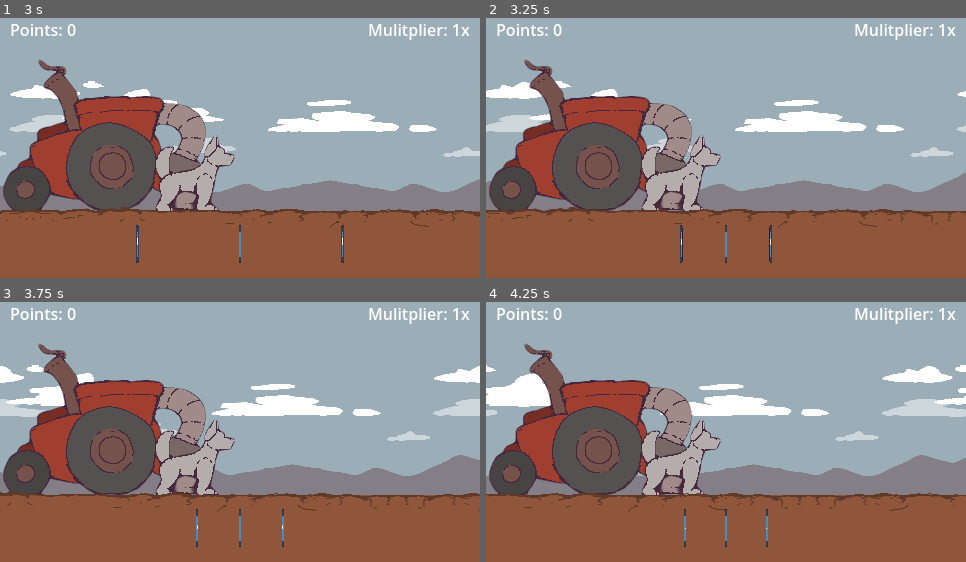
Above: before the commit, frames 1-4 (two rows, left to right).
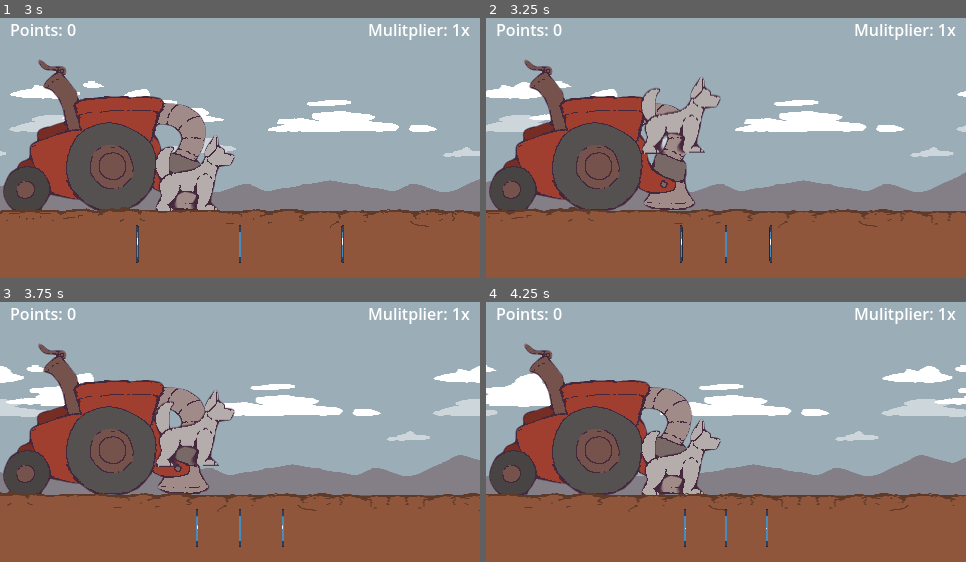
Above: after the commit, the same moments.

Repository: Xeredar/beatroot
Game: Godot game, scene res://scenes/test_konstantin.tscn
Two runs of this game, one before a commit and one after it. Both use one fixed random seed, a clock stepped at 60 frames per second and the inputs below. The engine's default icon, where the game draws it, is replaced by a stand-in: a white triangle on a blue panel in a dark square.
Inputs:
- Up to frame 1 (3 s): tap Q (beet) at 0.6, 2.85 s; tap Space (jump) at 0.77, 1.52 s; tap W (carrot) at 1.35 s; tap E (turnip) at 2.1 s
- Up to frame 2 (3.25 s): tap Space (jump) at 3.02 s
- Up to frame 3 (3.75 s): tap W (carrot) at 3.6 s
- Up to frame 4 (4.25 s): tap Space (jump) at 3.77 s

Frame 1 is identical in both runs. In frame 2, 4.6% of the frame differs, in the area x 32-49%, y 22-75%; in frame 3, 3.4%; in frame 4, nothing differs.

Commit message:
Added small obstacles.

Diff:
--- /dev/null
+++ b/scenes/obstacle_small.tscn
@@ -0,0 +1,18 @@
+[gd_scene load_steps=3 format=3 uid="uid://cp4ve8x1axtyp"]
+
+[ext_resource type="Texture2D" uid="uid://b2uff1tske2q2" path="res://sprites/mole1.png" id="1_02wqn"]
+
+[sub_resource type="CapsuleShape2D" id="CapsuleShape2D_co7y2"]
+radius = 26.0
+height = 80.0
+
+[node name="ObstacleSmall" type="StaticBody2D"]
+collision_layer = 2
+
+[node name="Sprite2D2" type="Sprite2D" parent="."]
+z_index = 2
+texture = ExtResource("1_02wqn")
+
+[node name="CollisionShape2D" type="CollisionShape2D" parent="."]
+position = Vector2(-9, 2)
+shape = SubResource("CapsuleShape2D_co7y2")
--- a/scenes/test_konstantin.tscn
+++ b/scenes/test_konstantin.tscn
@@ -27,6 +27,7 @@
 
 [node name="Character" parent="." instance=ExtResource("1_thqwu")]
 position = Vector2(195, 160)
+collision_layer = 3
 
 [node name="BeatManager" type="Node2D" parent="."]
 script = ExtResource("1_7buj0")
@@ -68,7 +69,7 @@
 position = Vector2(240, 236)
 scale = Vector2(0.019, 0.3)
 
-[node name="Sprite2D" type="Sprite2D" parent="."]
+[node name="Tractor" type="Sprite2D" parent="."]
 texture = ExtResource("9_hlnab")
 centered = false
 
--- a/scripts/BeatManager.gd
+++ b/scripts/BeatManager.gd
@@ -4,30 +4,38 @@
 signal beat_grace_end
 
 var beatTextures = [load("res://sprites/beet_1.png"), load("res://sprites/carrot.png"), load("res://sprites/turnip.png")]
+var obstacleObjects = [preload("res://scenes/obstacle_small.tscn")]
 var beatInputName = ["beet", "carrot", "turnip"]
 var speed = 150.0
 var bps = 122.0 / 60.0
 const warmupTime = 3.0
-const graceTime = 0.15
+const graceTime = 0.2
 const graceRange = 20.0
 
 const BeatScript = preload("res://scripts/Beat.gd")
 @onready var playerController : CharacterBody2D = $"../Character"
 var beats = []
+var obstacles = []
 var timer = 0.0
 
 
 func spawn(beatPosition):
-	var beatSprite = BeatScript.new()
-	var beatTypeIndex = randi() % beatTextures.size()
-	var beatTexture = beatTextures[beatTypeIndex]
-	beatSprite.set_texture(beatTexture)
-	beats.push_back(beatSprite)
-	add_child(beatSprite)
-	var windowSize = get_viewport().size
-	beatSprite.position = Vector2(beatPosition, 195.0)
-	beatSprite.speed = speed
-	beatSprite.beatType = beatTypeIndex
+	if randi() % 20 == 0:
+		var obstacleObject = obstacleObjects[0].instantiate()
+		add_child(obstacleObject)
+		obstacles.push_back(obstacleObject)
+		obstacleObject.position = Vector2(beatPosition, 185.0)
+	else:
+		var beatSprite = BeatScript.new()
+		var beatTypeIndex = randi() % beatTextures.size()
+		var beatTexture = beatTextures[beatTypeIndex]
+
+		beatSprite.set_texture(beatTexture)
+		beats.push_back(beatSprite)
+		add_child(beatSprite)
+		beatSprite.position = Vector2(beatPosition, 195.0)
+		beatSprite.speed = speed
+		beatSprite.beatType = beatTypeIndex
 
 
 # Called when the node enters the scene tree for the first time.
@@ -77,3 +85,8 @@
 
 	if (pressedButtonCount == 1 && !didHitBeat) || pressedButtonCount > 1:
 		ComboManager.missTheBeat()
+
+	for obstacle in obstacles:
+		obstacle.position.x -= speed * delta
+		if abs(obstacle.position.x - playerController.position.x) < 3.0 && playerController.position.y > 160:
+			ComboManager.collide()
--- a/scripts/ComboManager.gd
+++ b/scripts/ComboManager.gd
@@ -18,3 +18,10 @@
 	currentComboCount = 0
 	totalBeats += 1
 	currentMultiplier = 1
+
+func collide():
+	totalMissedBeats += 1
+	currentComboCount = 0
+	totalPoints -= floor(totalPoints * 0.1)
+	totalBeats += 1
+	currentMultiplier = 1
--- a/scripts/MultiplierLabel.gd
+++ b/scripts/MultiplierLabel.gd
@@ -7,5 +7,5 @@
 
 
 # Called every frame. 'delta' is the elapsed time since the previous frame.
-func _process(delta):
+func _process(_delta):
 	text = "Mulitplier: {multiplier}x".format({"multiplier": ComboManager.currentMultiplier})
--- a/scripts/PointsLabel.gd
+++ b/scripts/PointsLabel.gd
@@ -7,5 +7,5 @@
 
 
 # Called every frame. 'delta' is the elapsed time since the previous frame.
-func _process(delta):
+func _process(_delta):
 		text = "Points: {points}".format({"points": ComboManager.totalPoints})
--- a/scripts/character_controller.gd
+++ b/scripts/character_controller.gd
@@ -17,7 +17,6 @@
 
 func _physics_process(delta) -> void:
 	velocity.y += gravity * delta
-
 	move_and_slide()
 
 	if is_on_floor():
